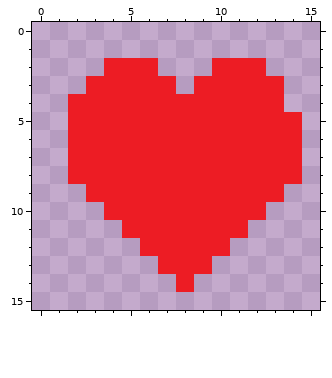
File history of a pixel-art sprite, images/heart.png. That is the earlier state.
The file is 32x32 pixels, drawn in blocks of 2x2; one block is one cell here.
After:
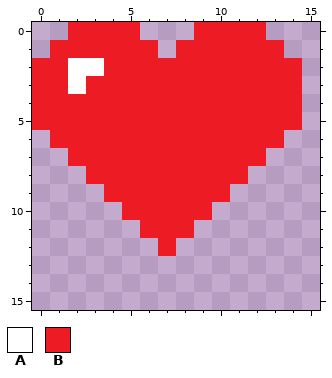
Palette (. is transparent): A #ffffff  B #ed1c24
The exact change:
y 0: x 2..5 .... -> BBBB; x 9..12 .... -> BBBB
y 1: x 1..6 ...... -> BBBBBB; x 8..13 ...... -> BBBBBB
y 2: x 0..3 .... -> BBAA; x 7..9 ... -> BBB; x 13..14 .. -> BB
y 3: x 0..2 ... -> BBA; x 8 . -> B; x 14 . -> B
y 4: x 0..1 .. -> BB; x 14 . -> B
y 5: x 0..1 .. -> BB
y 6: x 1 . -> B; x 14 B -> .
y 7: x 13..14 BB -> ..
y 8: x 2 B -> .; x 12..14 BBB -> ...
y 9: x 3 B -> .; x 11..13 BBB -> ...
y 10: x 4 B -> .; x 10..12 BBB -> ...
y 11: x 5 B -> .; x 9..11 BBB -> ...
y 12: x 6 B -> .; x 8..10 BBB -> ...
y 13: x 7..9 BBB -> ...
y 14: x 8 B -> .
Changed places in both pictures, as pixel boxes (x1, y1, x2, y2):
changed: (32, 22, 302, 292)
